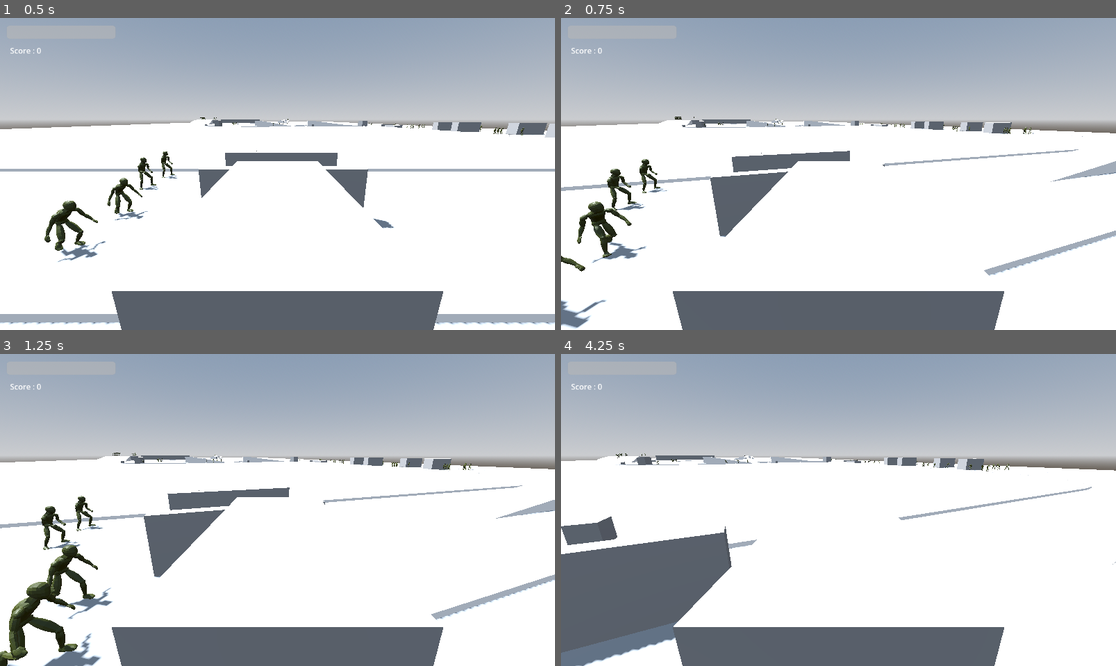
Above: before the commit, frames 1-4 (two rows, left to right).
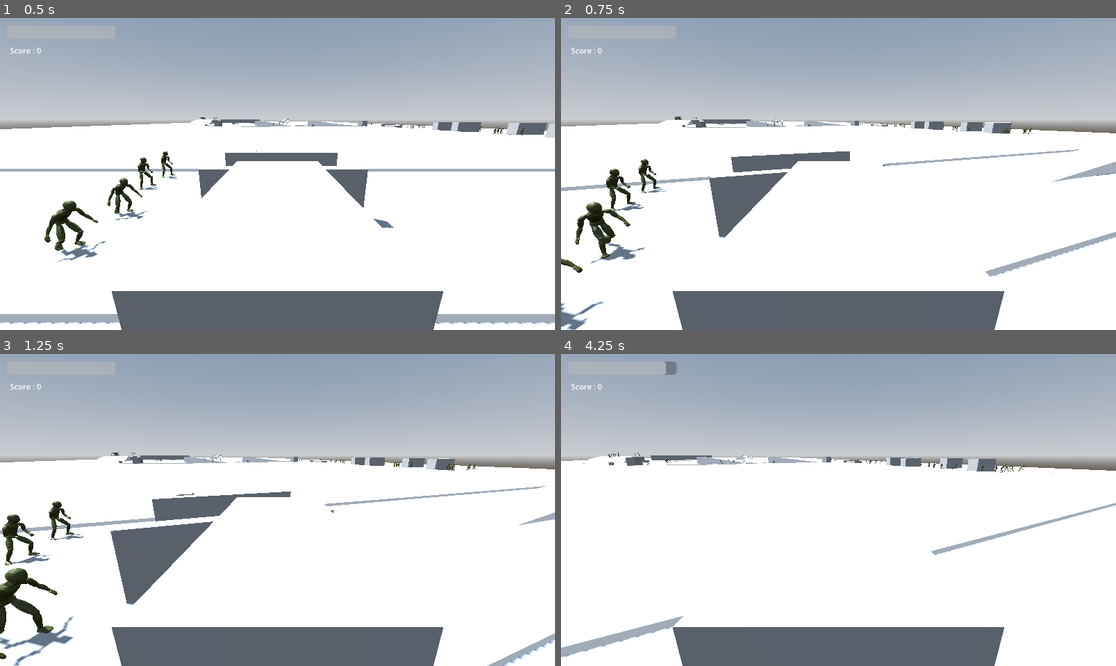
Above: after the commit, the same moments.

Repository: HM22-code/projet-MCG
Game: Godot game, scene res://scenes/niveau_1/stage_1.tscn
The game is run twice, just before and just after one commit, with the same random seed, the same clock (stepped at 60 frames per second) and the same inputs. This scene is started directly instead of the project's main scene.
Inputs (mouse positions are in pixels of both pictures, inside the frame that each line leads up to):
- Up to frame 1 (0.5 s): no input
- Up to frame 2 (0.75 s): move the mouse to (866, 174) at 0.52 s; hold W (haut) from 0.53 s (still down)
- Up to frame 3 (1.25 s): keep holding W (haut); tap Space (saut) at 0.77 s
- Up to frame 4 (4.25 s): keep holding W (haut); move the mouse to (810, 510) at 1.27 s; tap Space (saut) at 1.52, 3.02, 3.77 s; move the mouse to (849, 503) at 2.02 s; move the mouse to (832, 516) at 2.77 s; move the mouse to (877, 513) at 3.52 s

Frame 1 is identical in both runs. In frame 2, 1.5% of the frame differs, in the area x 0-100%, y 31-100%; in frame 3, 8.9%; in frame 4, 11%, in the area x 0-100%, y 2-100%.

Commit message:
accelération et ralentissement avec un delai

Diff:
--- a/entities/player_car/player_car.gd
+++ b/entities/player_car/player_car.gd
@@ -1,9 +1,9 @@
 extends Player
 
-const DELAI = 5 #véhicule n'est pas instanement en vitesse maximale
-#ralentir dure également un peu de temp
+const DELAI = 2 #véhicule n'est pas instanement en vitesse maximale
+#ralentir dure également un peu de temp --> DELAI en secondes
 var pointer_delai = 0
-var last_direction
+var last_direction = 0
 
 func _ready():
 	super._ready() #Player ready
@@ -19,10 +19,11 @@
 	if Input.is_action_pressed("haut"): #accélerer
 		pointer_delai = clamp(pointer_delai + delta, 0, DELAI)
 	elif pointer_delai > 0: #ralentir
-		pointer_delai = clamp(pointer_delai - delta * 2, 0, DELAI)
+		pointer_delai = clamp(pointer_delai - delta, 0, DELAI)
 	var delai_factor = delai_func(pointer_delai)
 	print(delai_factor)
-	#print(last_direction)
+	print(last_direction)
+
 
 	# Mouvement horizontal
 	var input_dir := Input.get_vector("gauche", "droite", "haut", "bas")
@@ -32,8 +33,8 @@
 		velocity.x = direction.x * SPEED * delai_factor
 		velocity.z = direction.z * SPEED * delai_factor
 	elif last_direction and delai_factor > 0: #ralentissement
-		velocity.x = direction.x * SPEED * delai_factor
-		velocity.z = direction.z * SPEED * delai_factor
+		velocity.x = last_direction.x * SPEED * delai_factor
+		velocity.z = last_direction.z * SPEED * delai_factor
 	else:
 		velocity.x = move_toward(velocity.x, 0, SPEED * delai_factor)
 		velocity.z = move_toward(velocity.z, 0, SPEED * delai_factor)
